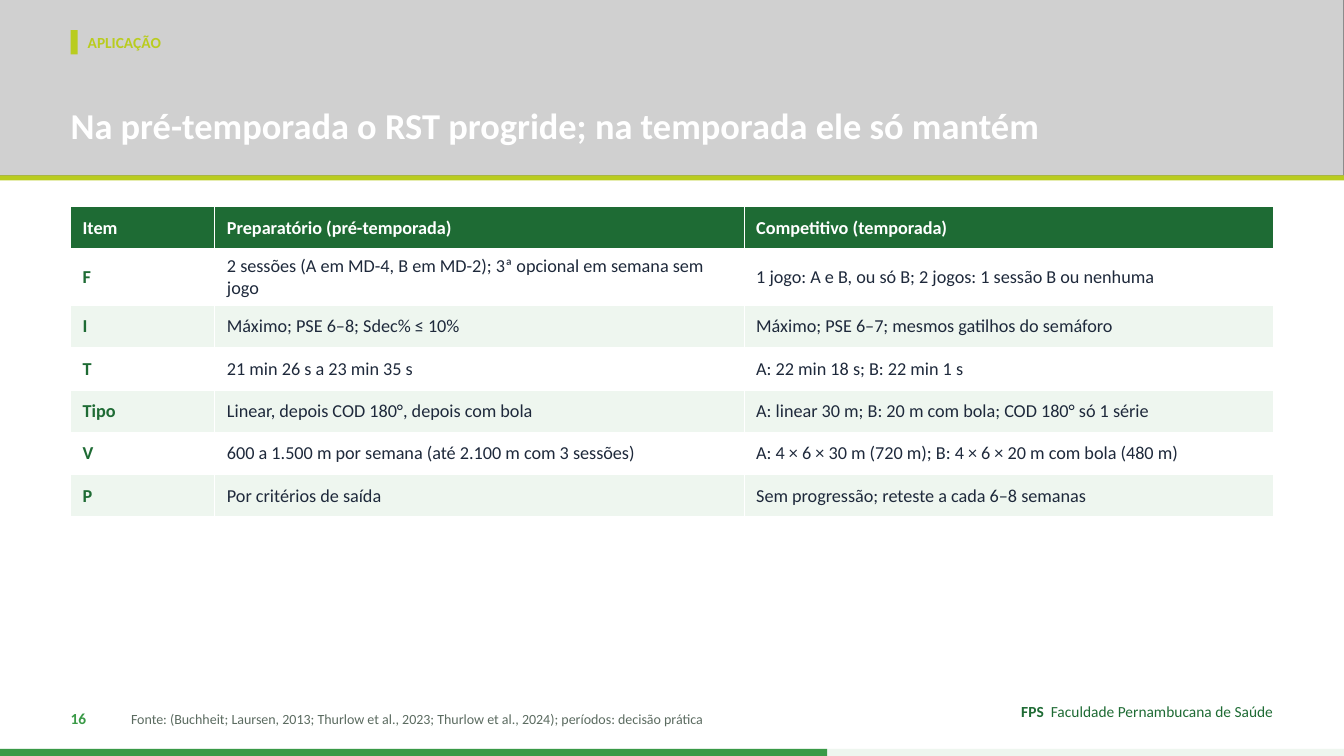
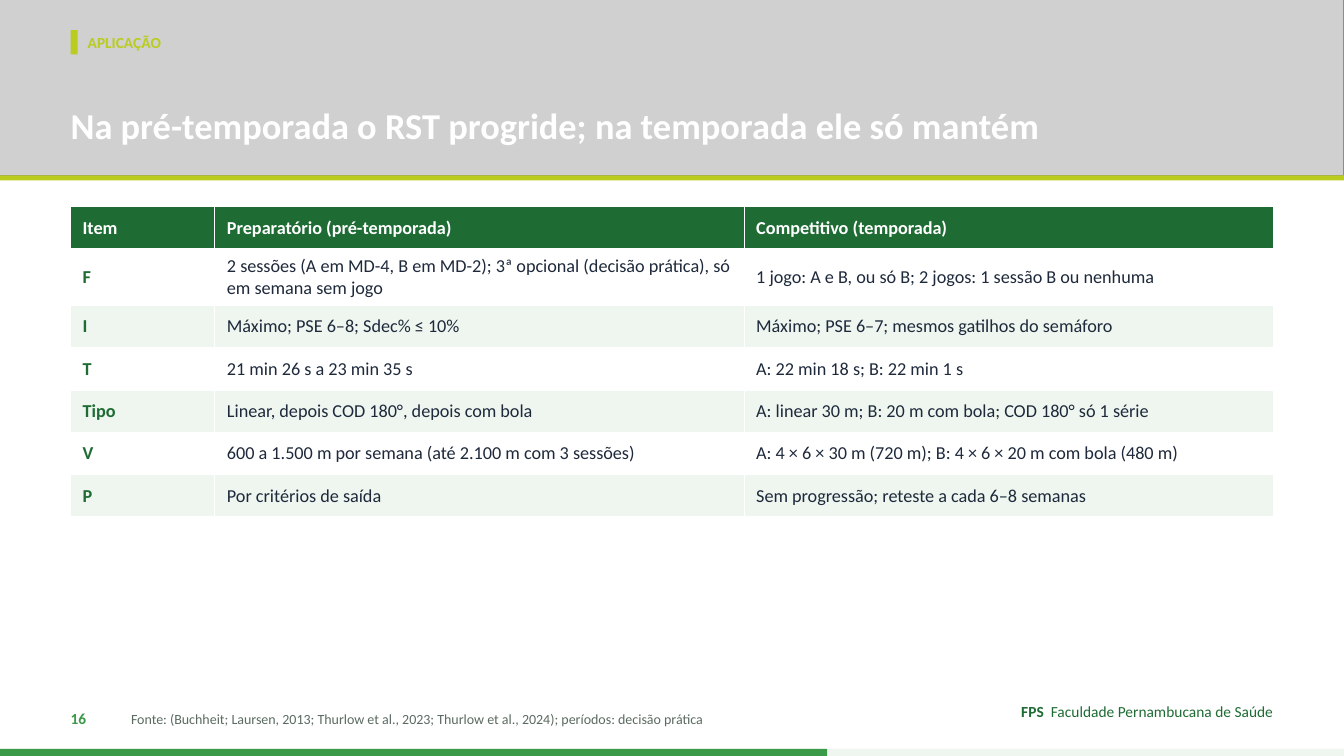
Before and after one commit to Institutomoraisandrade/CRM, a slide deck: slide 16 of trabalho-fps/trabalhos/2026-11-11-handebol-rsa/apresentacao.pptx. Drawn at 1344x756 pixels with LibreOffice and Linux fonts; fonts in the diff are those of the drawing; grey boxes stand for pictures. Boxes give left, top, right and bottom in pixels: in the first picture for what was removed or moved away, otherwise in the second. Text is boxed around its words. In the diff, an @@ line names an element or a change of style, - is before the commit and + after.

```diff
--- a/trabalho-fps/trabalhos/2026-11-11-handebol-rsa/apresentacao.pptx
+++ b/trabalho-fps/trabalhos/2026-11-11-handebol-rsa/apresentacao.pptx
@@ table at <box>71,207,1273,509</box> @@
-row 2, column 2: 2 sessões (A em MD-4, B em MD-2); 3ª opcional em semana sem jogo
+row 2, column 2: 2 sessões (A em MD-4, B em MD-2); 3ª opcional (decisão prática), só em semana sem jogo
```
Also in this commit, not shown: 3 other slides changed, 3 other files.
